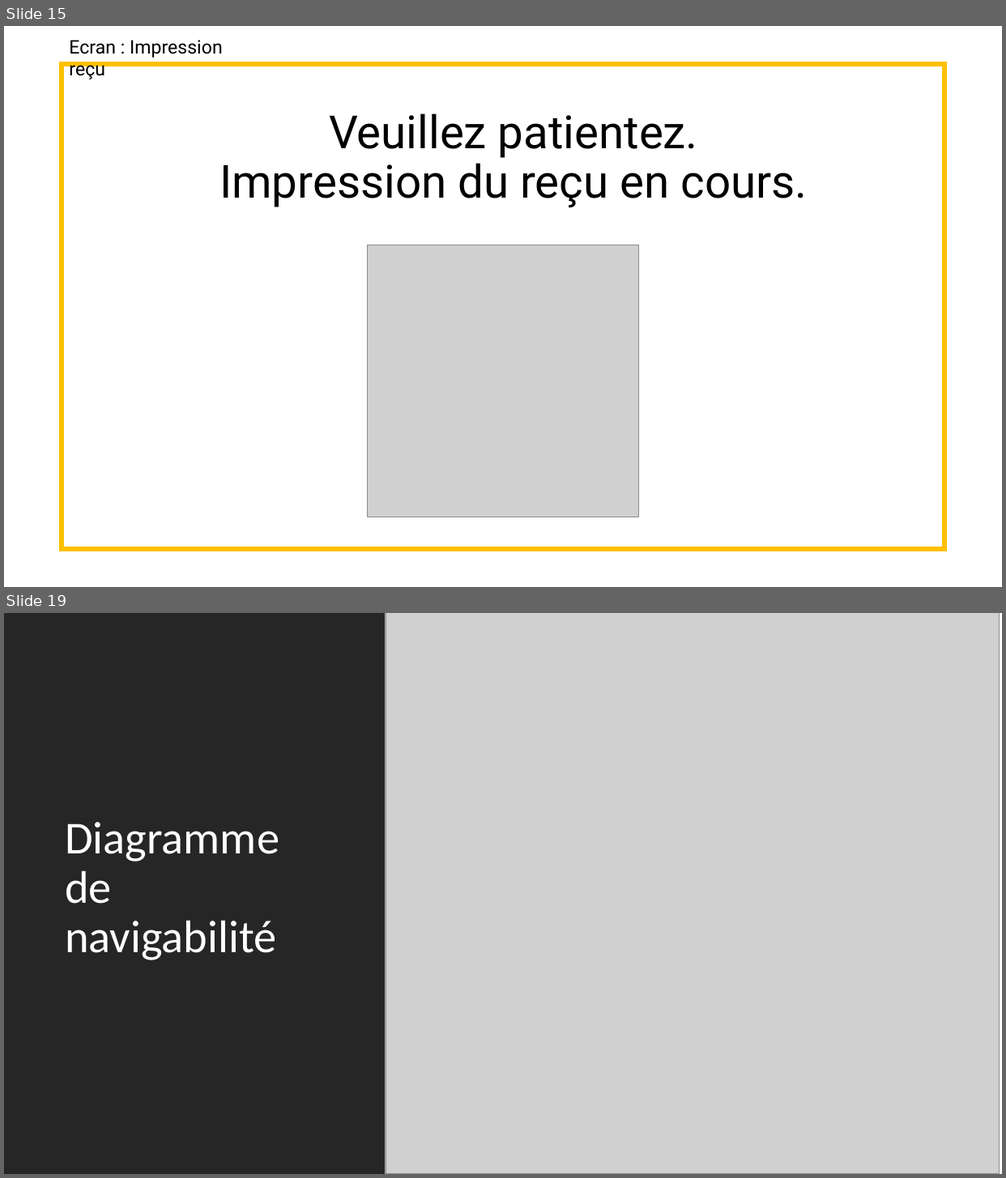
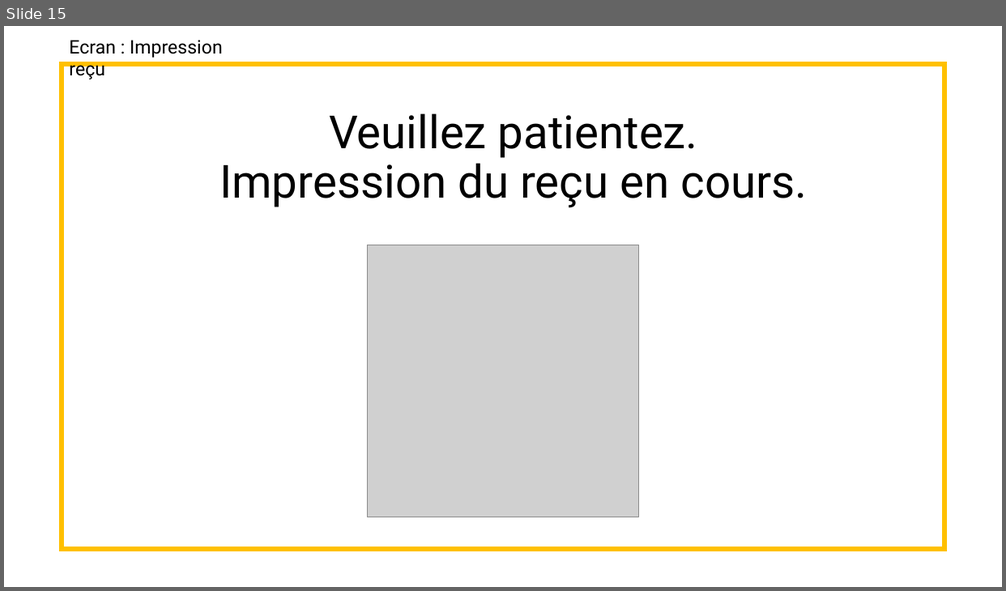
Before and after one commit to Whyuki/CDA_2005, a slide deck: FOAD_Unified_Process/GAB/maquettage et diagramme de navigabilité_GAB_retirer de l'argent dont s'identifier.pptx. Shown one above the other, each under a label of ours: slides 15 and 19 before the commit, slide 15 after it; the slides between them are not shown. The pictures are 1006x1178 and 1006x591 pixels, drawn with LibreOffice and Linux fonts; fonts in the diff are those of the drawing; grey boxes stand for pictures. Boxes give left, top, right and bottom in pixels: in the first picture for what was removed or moved away, otherwise in the second. Text is boxed around its words. In the diff, an @@ line names an element or a change of style, - is before the commit and + after.

```diff
--- a/FOAD_Unified_Process/GAB/maquettage et diagramme de navigabilité_GAB_retirer de l'argent dont s'identifier.pptx
+++ b/FOAD_Unified_Process/GAB/maquettage et diagramme de navigabilité_GAB_retirer de l'argent dont s'identifier.pptx
@@ slide 19 removed at (x1=4, y1=613, x2=1002, y2=1174), background #FFFFFF @@
@@ rectangle removed at (x1=4, y1=613, x2=385, y2=1174) @@
@@ picture removed at (x1=386, y1=613, x2=999, y2=1174) @@
@@ title removed at (x1=65, y1=822, x2=279, y2=960) @@
-Diagramme de navigabilité
```
Also in this commit, not shown: 4 slides changed, 2 other slides removed, 2 other files.
